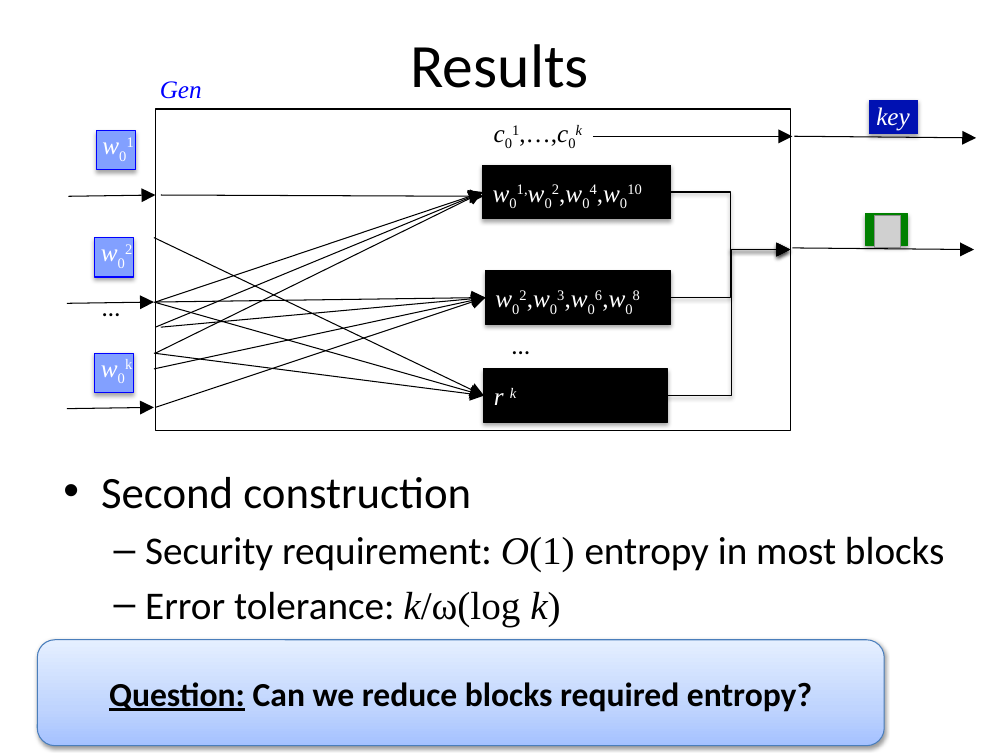
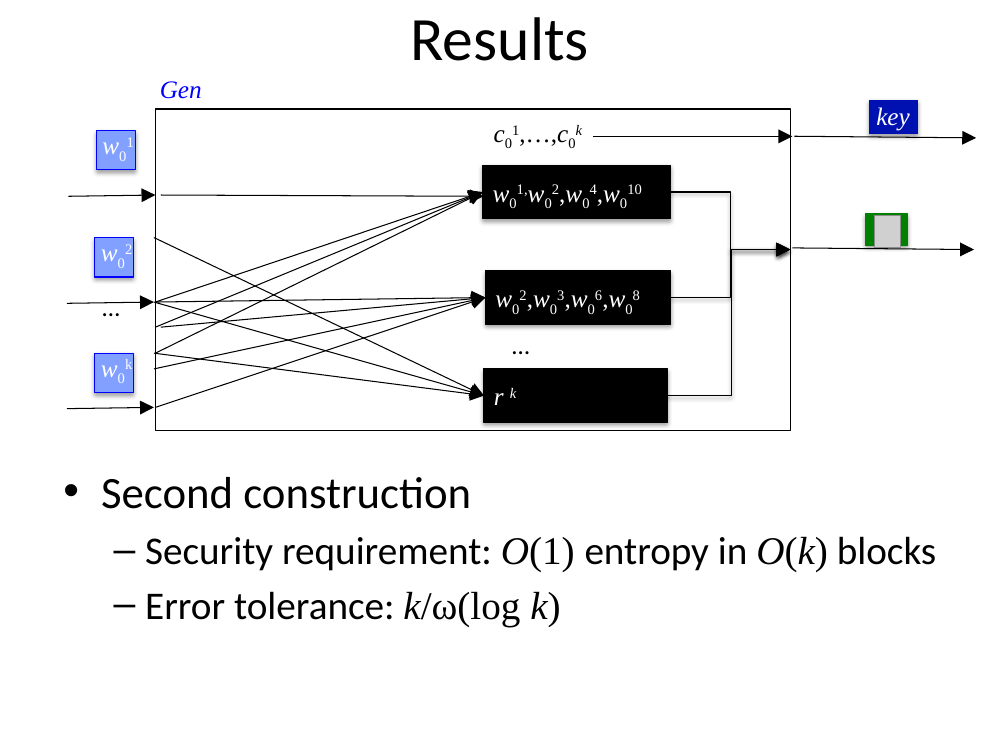
Before and after one commit to xianruimeng/comp-fuzzy-ext, a slide deck: slide 41 of constantRate/KeyDerivationWithNegativeUsable.pptx (slide 38 before the commit). Drawn at 1008x756 pixels with LibreOffice and Linux fonts; fonts in the diff are those of the drawing; grey boxes stand for pictures. Boxes give left, top, right and bottom in pixels: in the first picture for what was removed or moved away, otherwise in the second. Text is boxed around its words. In the diff, an @@ line names an element or a change of style, - is before the commit and + after.

```diff
--- a/constantRate/KeyDerivationWithNegativeUsable.pptx
+++ b/constantRate/KeyDerivationWithNegativeUsable.pptx
@@ title "Results" moved from (x1=411, y1=44, x2=589, y2=88) to (x1=411, y1=17, x2=589, y2=61) @@
@@ text at (x1=145, y1=536, x2=937, y2=571): text changed @@
-  – Security requirement: O(1) entropy in most blocks
+  – Security requirement: O(1) entropy in O(k) blocks
@@ rounded rectangle removed at (x1=37, y1=640, x2=884, y2=746) @@
-Question: Can we reduce blocks required entropy?
```
Also in this commit, not shown: 21 other slides changed, 3 slides added.
